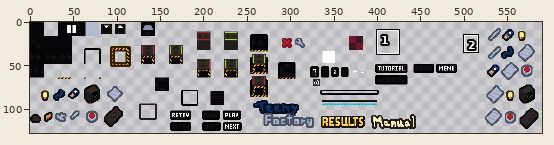
Two versions of one sprite sheet, sprites.png. The first picture is a wide view before the edit; the outline marks the close-up.
Close-up. Old version:
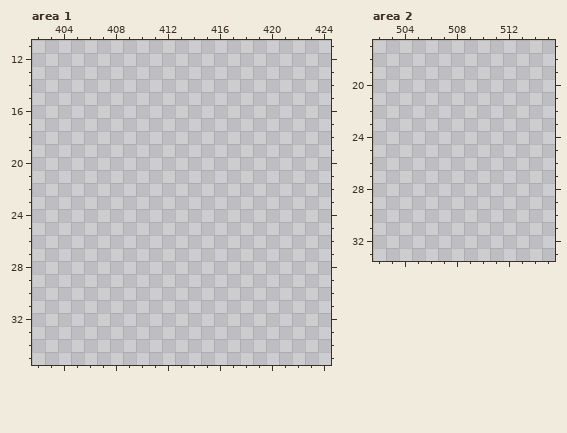
The file is 592x128 pixels. Colours within 5 levels of each other are drawn and written as one. Shown: area 1: x 402..424, y 11..35; area 2: x 502..515, y 17..33. The wide view leaves out empty margins. The commit also changed other parts of the picture, which this record leaves out.
Once edited:
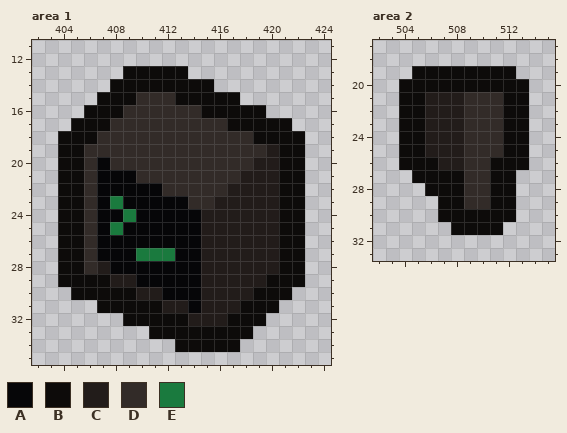
Palette (. is transparent): A #060608  B #0d0b0a  C #221c1a  D #322b28  E #1a7a3e
The exact change:
Area 1:
The edit adds colour A in row 20 at x 407; in row 21 at x 407 to 409; in row 22 at x 407 to 411; in row 23 at x 407 and 409 to 413; in row 24 at x 407 to 408 and 410 to 414; in row 25 at x 407 and 409 to 414.
The edit adds colour A in row 26 at x 407 to 414; in row 27 at x 407 to 409 and 413 to 414; in row 28 at x 408 to 414; in row 29 at x 410 to 414; in row 30 at x 412 to 414; in row 31 at x 414.
The edit adds colour B in row 13 at x 409 to 413; in row 14 at x 408 to 415; in row 15 at x 407 to 409 and 413 to 417; in row 16 at x 406 to 408 and 415 to 419; in row 17 at x 405 to 407 and 417 to 421; in row 18 at x 404 to 406 and 419 to 422.
The edit adds colour B in rows 19 to 28 at x 404 to 405 and 421 to 422; in row 29 at x 404 to 407 and 420 to 422; in row 30 at x 405 to 409 and 419 to 421; in row 31 at x 407 to 411 and 418 to 420; in row 32 at x 409 to 413 and 417 to 419; in row 33 at x 411 to 418.
The edit adds colour B in row 34 at x 413 to 417.
The edit adds colour C in row 19 at x 420; in row 20 at x 419 to 420; in row 21 at x 418 to 420; in row 22 at x 417 to 420; in row 23 at x 416 to 420; in rows 24 to 27 at x 415 to 420.
The edit adds colour C in row 28 at x 407 and 415 to 420; in row 29 at x 408 to 409 and 415 to 419; in row 30 at x 410 to 411 and 415 to 418; in row 31 at x 412 to 413 and 415 to 417; in row 32 at x 414 to 416.
The edit adds colour D in row 15 at x 410 to 412; in row 16 at x 409 to 414; in row 17 at x 408 to 416; in row 18 at x 407 to 418; in row 19 at x 406 to 419; in row 20 at x 406 and 408 to 418.
The edit adds colour D in row 21 at x 406 and 410 to 417; in row 22 at x 406 and 412 to 416; in row 23 at x 406 and 414 to 415; in rows 24 to 28 at x 406.
The edit adds colour E in row 23 at x 408; in row 24 at x 409; in row 25 at x 408; in row 27 at x 410 to 412.
Area 2:
The edit adds colour B in row 19 at x 505 to 512; in row 20 at x 504 to 513; in rows 21 to 25 at x 504 to 505 and 512 to 513; in row 26 at x 504 to 506 and 511 to 513; in row 27 at x 505 to 508 and 511 to 512; in row 28 at x 506 to 508 and 511 to 512.
The edit adds colour B in row 29 at x 507 to 508 and 511 to 512; in row 30 at x 507 to 512; in row 31 at x 508 to 511.
The edit adds colour C in rows 21 to 25 at x 506 to 508; in row 26 at x 507 to 508.
The edit adds colour D in rows 21 to 25 at x 509 to 511; in rows 26 to 29 at x 509 to 510.
Pixel boxes of the changes (left, top, right, bottom) in both close-ups:
added: (58, 66, 305, 352)
added: (399, 66, 529, 235)
